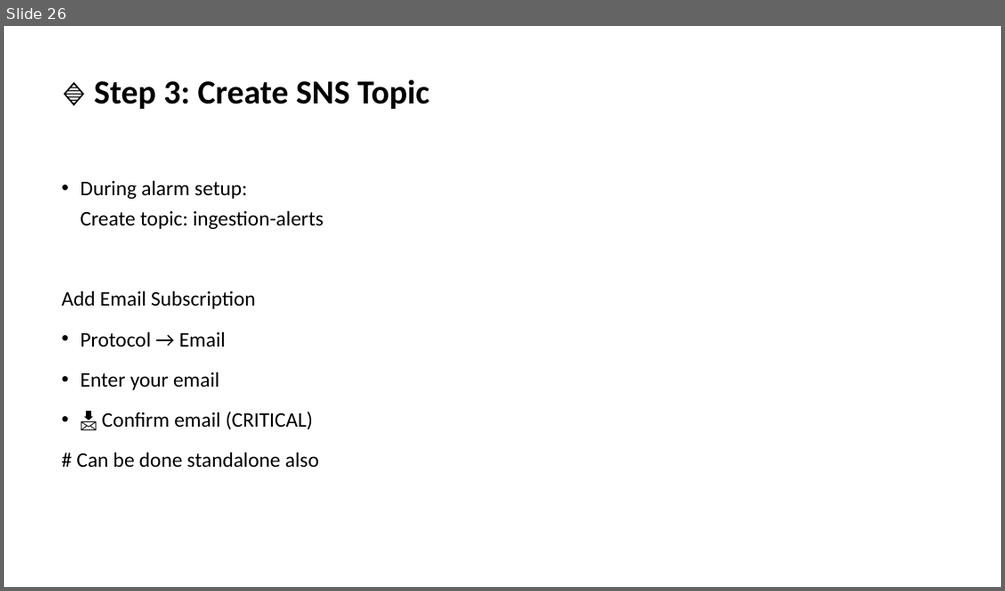
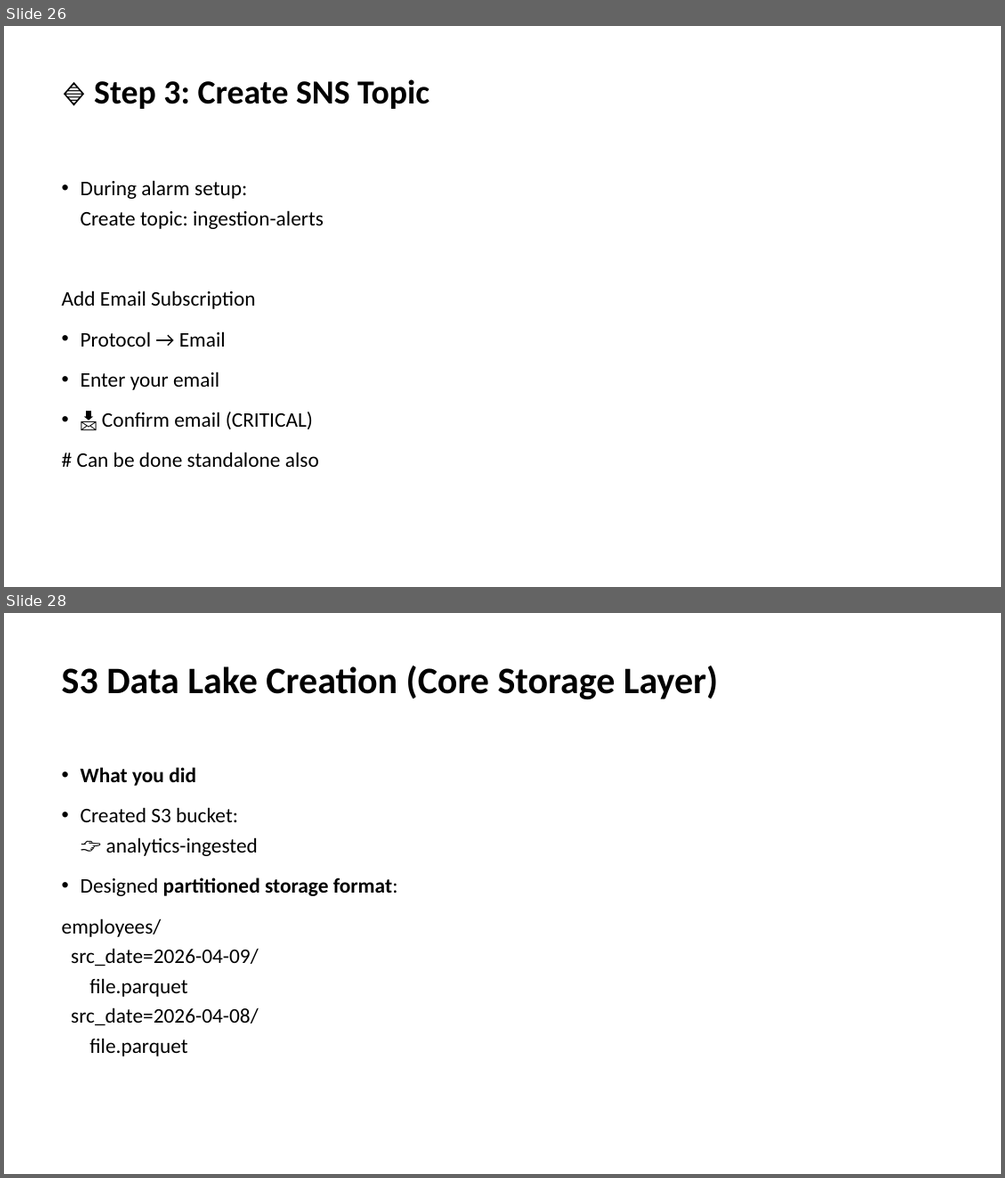
Before and after one commit to sabyasachisome/data_engineering_workshop, a slide deck: data_engineering_workshop.pptx. Shown one above the other, each under a label of ours: slide 26 before the commit, slides 26 and 28 after it; the slides between them are not shown. The pictures are 1005x591 and 1005x1178 pixels, drawn with LibreOffice and Linux fonts; fonts in the diff are those of the drawing. Boxes give left, top, right and bottom in pixels: in the first picture for what was removed or moved away, otherwise in the second. Text is boxed around its words. In the diff, an @@ line names an element or a change of style, - is before the commit and + after.

```diff
--- a/data_engineering_workshop.pptx
+++ b/data_engineering_workshop.pptx
@@ slide 28 added at bbox=[4, 613, 1001, 1174], background #FFFFFF @@
@@ title added at bbox=[62, 666, 718, 699], 36 pt, text #000000, bold @@
+S3 Data Lake Creation (Core Storage Layer)
@@ text added at bbox=[62, 767, 398, 1056], 20 pt, text #000000 @@
+• What you did
+• Created S3 bucket:
+  👉 analytics-ingested
+• Designed partitioned storage format:
+employees/
+src_date=2026-04-09/
+file.parquet
+src_date=2026-04-08/
+file.parquet
```
Also in this commit, not shown: 11 other slides added.
